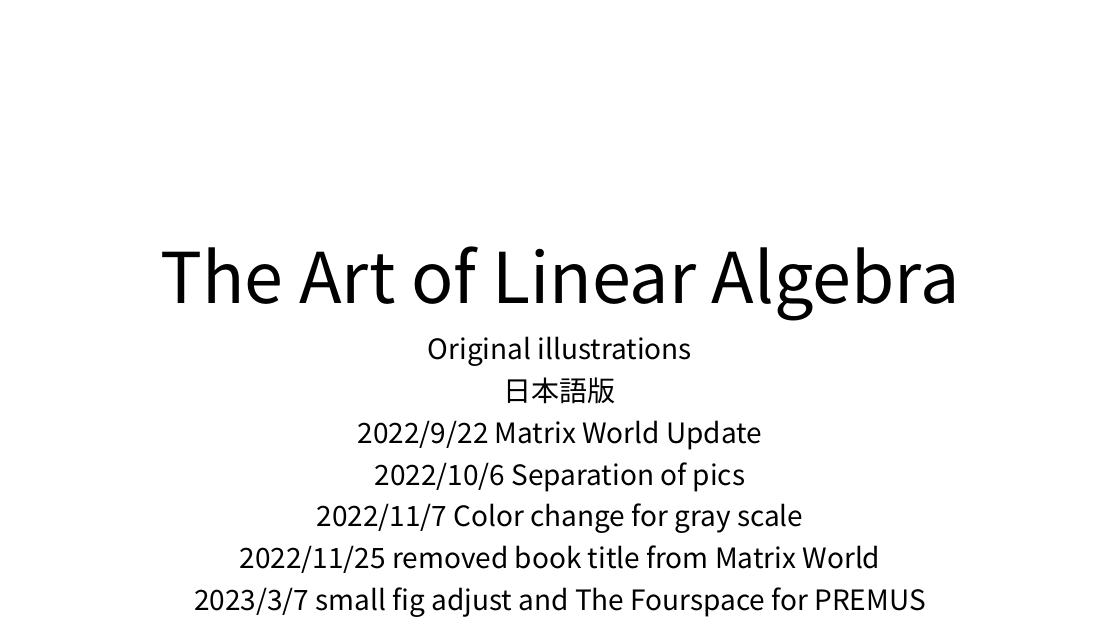
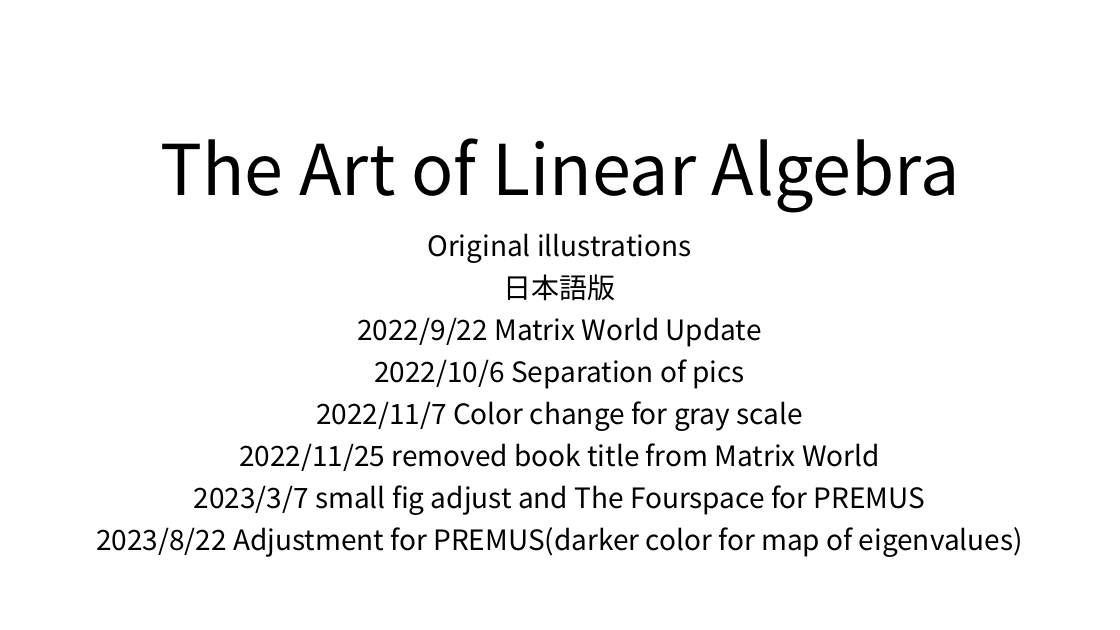
Before and after one commit to kenjihiranabe/The-Art-of-Linear-Algebra, a slide deck: slide 1 of Illustrations-j.pptx. Drawn at 1120x630 pixels with LibreOffice and Linux fonts; fonts in the diff are those of the drawing. Boxes give left, top, right and bottom in pixels: in the first picture for what was removed or moved away, otherwise in the second. Text is boxed around its words. In the diff, an @@ line names an element or a change of style, - is before the commit and + after.

Commit message:
figs width adjustment, platex twice

```diff
--- a/Illustrations-j.pptx
+++ b/Illustrations-j.pptx
@@ title "The Art of Linear Algebra": place and size @@
-title "The Art of Linear Algebra" at [160,246,960,320]
+title "The Art of Linear Algebra" at [160,138,960,212]
@@ subtitle "Original illustrations": place and size @@
-subtitle "Original illustrations" at [194,336,925,617]
+subtitle "Original illustrations" at [96,233,1023,557]
@@ subtitle at [96,527,1023,557]: paragraph added @@
+2023/8/22 Adjustment for PREMUS(darker color for map of eigenvalues)
```
Also in this commit, not shown: 4 other slides changed, 57 other files.
